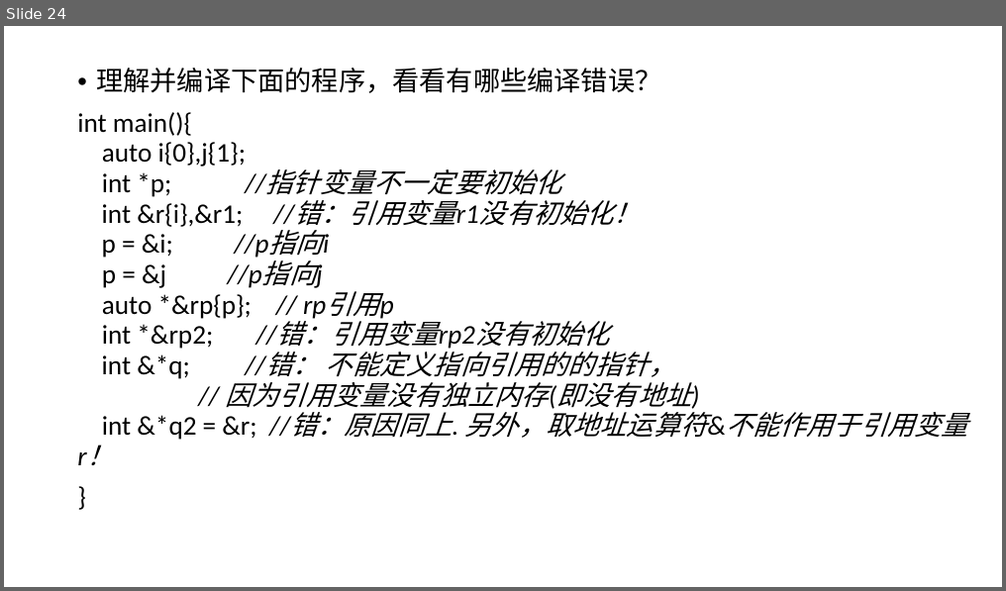
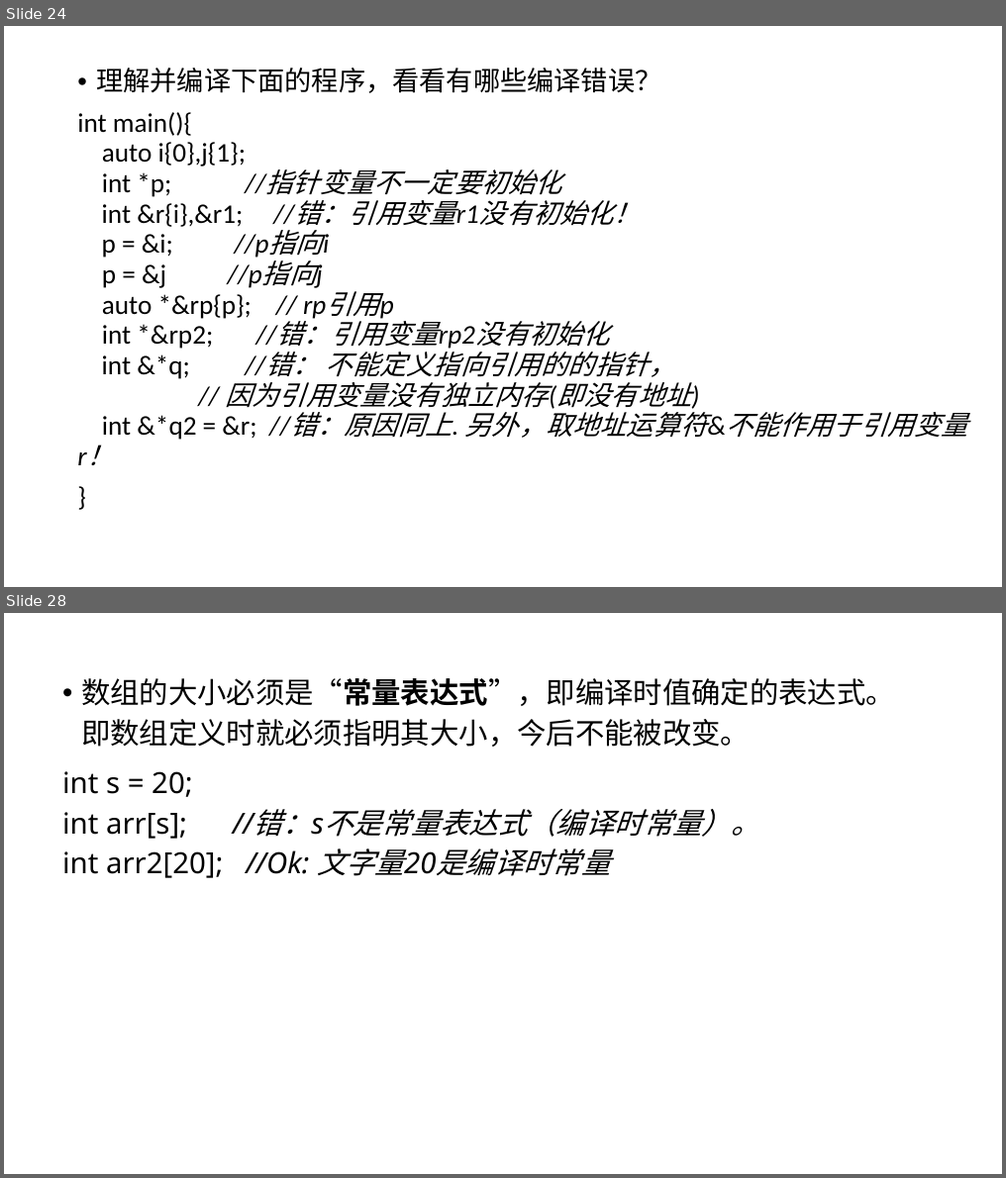
Before and after one commit to hwdong-net/cplusplus17, a slide deck: ppt/第5章 复合类型.pptx. Shown one above the other, each under a label of ours: slide 24 before the commit, slides 24 and 28 after it; the slides between them are not shown. The pictures are 1006x591 and 1006x1178 pixels, drawn with LibreOffice and Linux fonts; fonts in the diff are those of the drawing. Boxes give left, top, right and bottom in pixels: in the first picture for what was removed or moved away, otherwise in the second. Text is boxed around its words. In the diff, an @@ line names an element or a change of style, - is before the commit and + after.

```diff
--- a/ppt/第5章 复合类型.pptx
+++ b/ppt/第5章 复合类型.pptx
@@ slide 28 added at bbox=[4, 613, 1002, 1174], background #FFFFFF @@
@@ text added at bbox=[62, 678, 895, 878], 28 pt, text #000000 @@
+• 数组的大小必须是“常量表达式”，即编译时值确定的表达式。即数组定义时就必须指明其大小，今后不能被改变。
+int s = 20;
+int arr[s]; //错：s不是常量表达式（编译时常量）。
+int arr2[20]; //Ok: 文字量20是编译时常量
```
Also in this commit, not shown: 25 other slides added.
